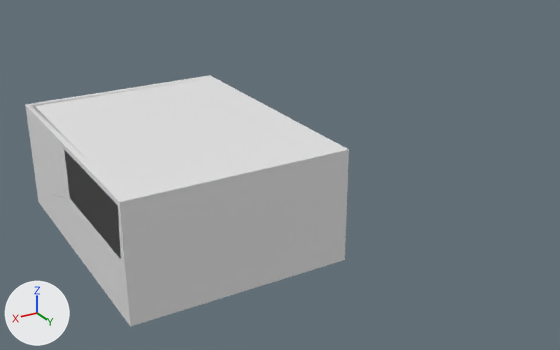
An edit to the FBX model model MJ.fbx, drawn before and after from the same camera.
Camera for both pictures: a 50 mm camera at (927.0, -441.0, 949.0) aimed at (-188.0, -2298.0, 20.0). The axes (+X, +Y, +Z) are drawn at lower left. The lights are the same throughout. Where no turn or scale is listed for an object, it has been applied to the vertices.

In view in the first picture: 'Casa Futuro', 'Roof'.
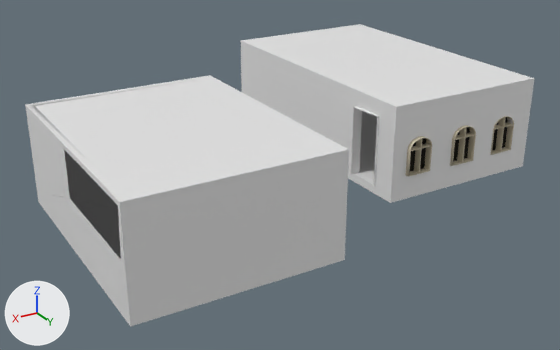
Location of each change, [x1, y1, x2, y2] in pixels of the pictures (560 x 350 px):
'Casa Old', added: after [241, 24, 535, 203]
'Roof Old', added: after [267, 30, 525, 104]
'Door Old', added: after [351, 106, 379, 186]
'Rectangle007', added: after [406, 136, 432, 177]
'Rectangle003', added: after [450, 125, 476, 166]
'Rectangle005', added: after [490, 116, 514, 155]
'Rectangle008', added: after [409, 138, 426, 172]
'Rectangle004', added: after [453, 127, 470, 161]
'Rectangle006', added: after [492, 117, 508, 150]

Edits to the bpy script that builds the scene:
```text
Add mat_wall_paint:
    mat_wall_paint = principled_material('Wall Paint')
    mat_wall_paint.base_color = (0.639, 0.573, 0.424)  # beige #d1c7ae
    mat_wall_paint.roughness = 0.354
    mat_wall_paint.anisotropic = 0.5
    mat_wall_paint.anisotropic_rotation = 0.25
Add mat_ceramic:
    mat_ceramic = principled_material('Ceramic')
    mat_ceramic.base_color = (0.0, 0.0, 0.0)  # black #000000
    mat_ceramic.roughness = 0.0
    mat_ceramic.transmission_weight = 1.0
Add me_mesh_012:
    me_mesh_012.from_pydata([(-251.0, -429.0, 265.0), (-251.0, 424.0, 265.0), (254.0, 424.0, 265.0), (254.0, -429.0, 265.0), (-251.0, -429.0, 288.0), (-251.0, 424.0, 288.0), (254.0, 424.0, 288.0), (254.0, -429.0, 288.0)], [], [(6, 1, 5), (1, 6, 2), (6, 5, 7), (5, 4, 7), (0, 3, 4), (7, 4, 3), (3, 0, 2), (0, 1, 2)])
Add me_mesh_009:
    me_mesh_009.from_pydata(...)  # 358 vertices, 704 faces; spans x -40.8..40.8, y -23.2..23.2, z -40.1..70.9
    me_mesh_009.materials.append(mat_wall_paint)  # its picture is missing
Add me_mesh_006:
    me_mesh_006.from_pydata(...)  # 358 vertices, 704 faces; spans x -42.7..42.7, y -23.2..23.2, z -42.4..75.0
    me_mesh_006.materials.append(mat_wall_paint)  # its picture is missing
Add me_mesh_007:
    me_mesh_007.from_pydata(...)  # 24 vertices, 22 faces; spans x -40.7..40.7, y 0.0, z -40.8..73.4
    me_mesh_007.materials.append(mat_ceramic)  # black #000000
Add me_mesh_004:
    me_mesh_004.from_pydata(...)  # 436 vertices, 882 faces; spans x -192.0..5743.0, y -10568.0..-1679.0, z -95.0..2981.0
Add me_mesh_005:
    me_mesh_005.from_pydata(...)  # 48 vertices, 72 faces; spans x -5.0..32.0, y 0.0..107.0, z 0.0..214.0
Add me_mesh_008:
    me_mesh_008.from_pydata(...)  # 24 vertices, 22 faces; spans x -41.1..41.1, y 0.0, z -40.8..73.4
    me_mesh_008.materials.append(mat_ceramic)  # black #000000
Add me_mesh_010:
    me_mesh_010.from_pydata(...)  # 24 vertices, 22 faces; spans x -38.8..38.8, y 0.0, z -38.6..69.3
    me_mesh_010.materials.append(mat_ceramic)  # black #000000
Add me_mesh_011:
    me_mesh_011.from_pydata(...)  # 358 vertices, 704 faces; spans x -43.2..43.2, y -23.2..23.2, z -42.5..75.0
    me_mesh_011.materials.append(mat_wall_paint)  # its picture is missing
Add ob_roof_old:
    ob_roof_old = bpy.data.objects.new('Roof Old', me_mesh_012)
    ob_roof_old.location = (-644.0, -2447.0, 0.0)
Add ob_rectangle007:
    ob_rectangle007 = bpy.data.objects.new('Rectangle007', me_mesh_009)
    ob_rectangle007.location = (-468.0, -2012.0, 114.0)
Add ob_rectangle003:
    ob_rectangle003 = bpy.data.objects.new('Rectangle003', me_mesh_006)
    ob_rectangle003.location = (-637.0, -2015.0, 112.0)
Add ob_rectangle004:
    ob_rectangle004 = bpy.data.objects.new('Rectangle004', me_mesh_007)
    ob_rectangle004.location = (-639.0, -2015.0, 112.0)
Add ob_casa_old:
    ob_casa_old = bpy.data.objects.new('Casa Old', me_mesh_004)
    ob_casa_old.location = (-893.0, -1834.0, 9.0)
    ob_casa_old.scale = (0.0898, 0.1, 0.0937)
Add ob_door_old:
    ob_door_old = bpy.data.objects.new('Door Old', me_mesh_005)
    ob_door_old.location = (-398.0, -2180.0, 26.0)
Add ob_rectangle006:
    ob_rectangle006 = bpy.data.objects.new('Rectangle006', me_mesh_008)
    ob_rectangle006.location = (-801.0, -2022.0, 112.0)
Add ob_rectangle008:
    ob_rectangle008 = bpy.data.objects.new('Rectangle008', me_mesh_010)
    ob_rectangle008.location = (-468.0, -2012.0, 114.0)
Add ob_rectangle005:
    ob_rectangle005 = bpy.data.objects.new('Rectangle005', me_mesh_011)
    ob_rectangle005.location = (-801.0, -2022.0, 112.0)
```
